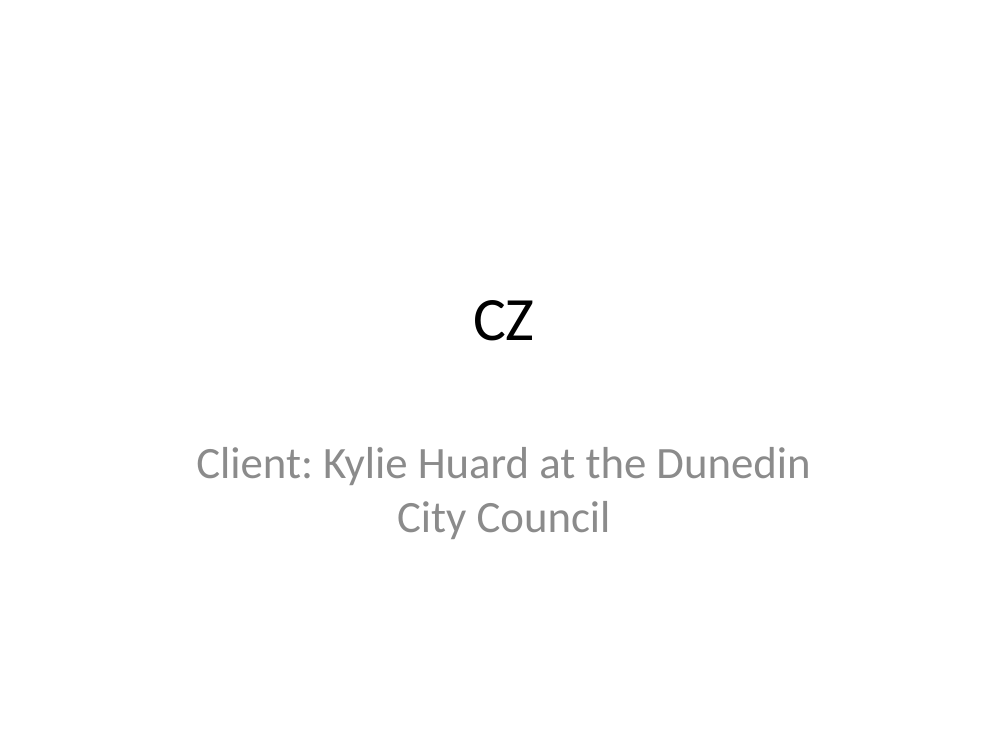
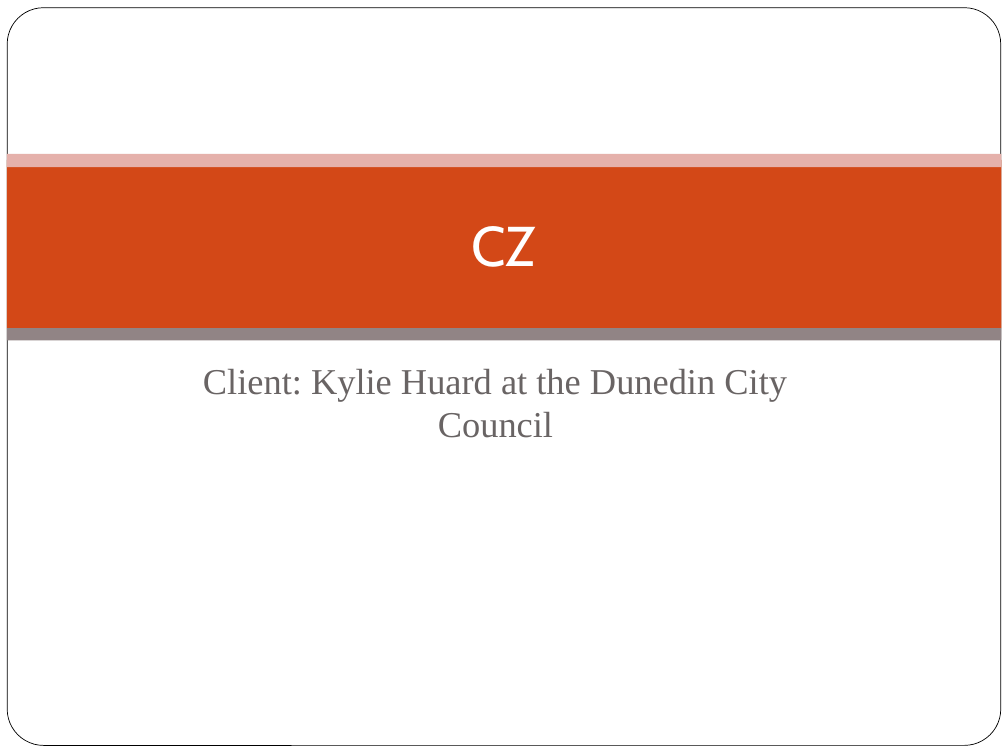
Before and after one commit to unverferthz/Project-2015, a slide deck: slide 1 of CZ Technical Defence.pptx. Drawn at 1008x756 pixels with LibreOffice and Linux fonts; fonts in the diff are those of the drawing; background and template pictures are left out. Boxes give left, top, right and bottom in pixels: in the first picture for what was removed or moved away, otherwise in the second. Text is boxed around its words. In the diff, an @@ line names an element or a change of style, - is before the commit and + after.

```diff
--- a/CZ Technical Defence.pptx
+++ b/CZ Technical Defence.pptx
@@ rounded rectangle added at box(7, 8, 1001, 746), fill #FFFFFF, outline #000000 0.5 pt @@
@@ rectangle added at box(7, 159, 1002, 328), fill #D34817 @@
@@ rectangle added at box(7, 154, 1002, 167), fill #E6B1AC @@
@@ title "CZ": place and size @@
-title "CZ" at box(473, 300, 535, 341)
+title "CZ" at box(471, 226, 536, 267)
@@ title "CZ" at box(471, 226, 536, 267): size 44 to 40 pt, font Calibri to Cabin, text colour #000000 to #FFFFFF @@
@@ rectangle added at box(7, 329, 1002, 341), fill #918485 @@
@@ subtitle "Client: Kylie Huard at the ...": place and size @@
-subtitle "Client: Kylie Huard at the ..." at box(196, 447, 810, 539)
+subtitle "Client: Kylie Huard at the ..." at box(203, 369, 787, 438)
@@ subtitle "Client: Kylie Huard at the ..." at box(203, 369, 787, 438): size 32 to 26 pt, font Calibri to Times New Roman, text colour #8C8C8C to #696464 @@
```
Also in this commit, not shown: 7 other slides changed, 3 slides added, 1 slide removed, 1 other file.
